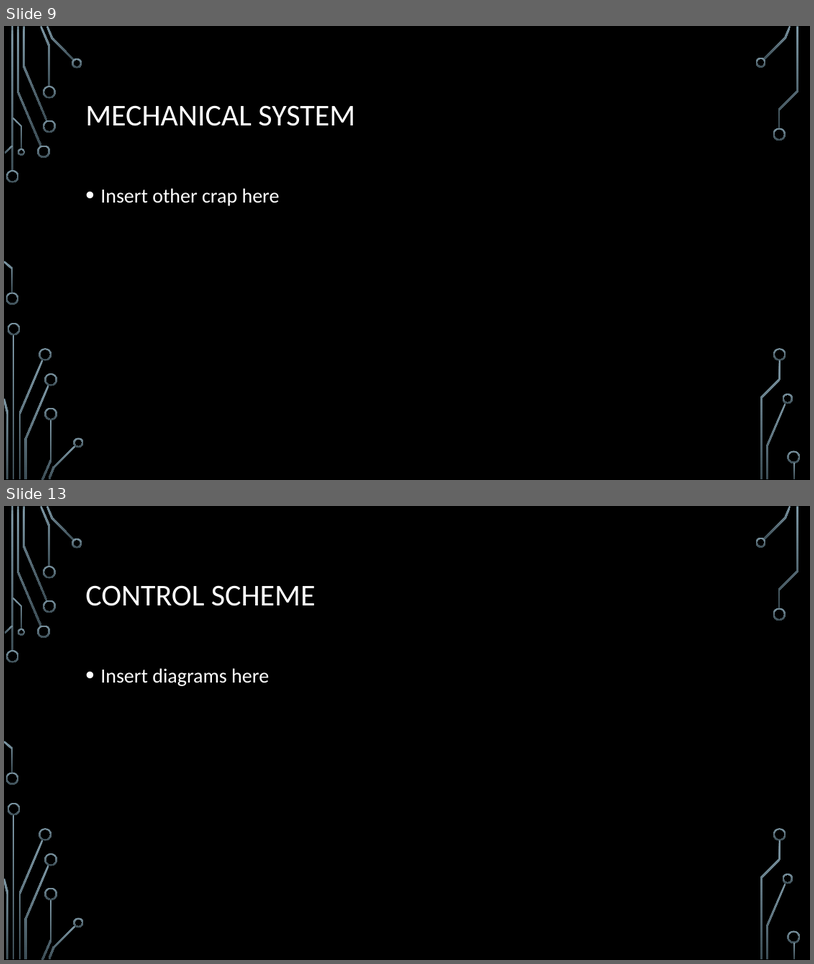
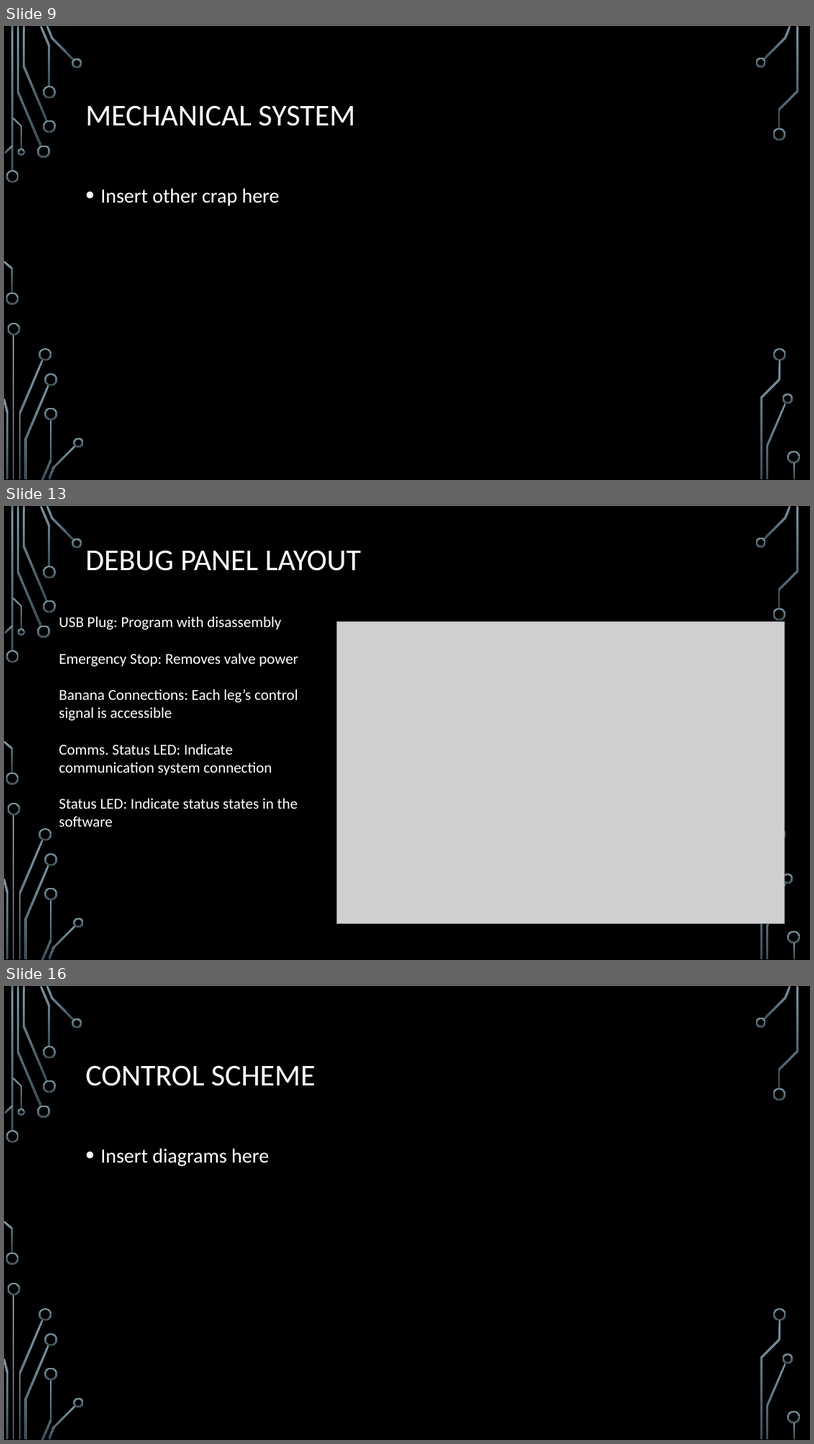
Before and after one commit to Logiant/AgileRoboticControls, a slide deck: Documentation/Presentation/Joy Global Presentation.pptx. Shown one above the other, each under a label of ours: slides 9 and 13 before the commit, slides 9, 13 and 16 after it; the slides between them are not shown. The pictures are 814x964 and 814x1444 pixels, drawn with LibreOffice and Linux fonts; fonts in the diff are those of the drawing; grey boxes stand for pictures; background and template pictures are left out. Boxes give left, top, right and bottom in pixels: in the first picture for what was removed or moved away, otherwise in the second. Text is boxed around its words. In the diff, an @@ line names an element or a change of style, - is before the commit and + after.

```diff
--- a/Documentation/Presentation/Joy Global Presentation.pptx
+++ b/Documentation/Presentation/Joy Global Presentation.pptx
@@ slide 13 added at [4, 506, 810, 960], background picture (left out); not listed: 36 template elements that a slide beside it also shows @@
@@ title added at [85, 550, 361, 571], 36 pt, text #FFFFFF @@
+DEBUG PANEL LAYOUT
@@ text added at [59, 616, 298, 826], 18 pt, text #FFFFFF @@
+USB Plug: Program with disassembly
+Emergency Stop: Removes valve power
+Banana Connections: Each leg’s control signal is accessible
+Comms. Status LED: Indicate communication system connection
+Status LED: Indicate status states in the software
@@ picture added at [337, 621, 786, 924] @@
@@ what was slide 13 is now slide 16 @@
```
Also in this commit, not shown: 2 slides changed, 3 other slides added, 1 slide removed, 9 other files.
